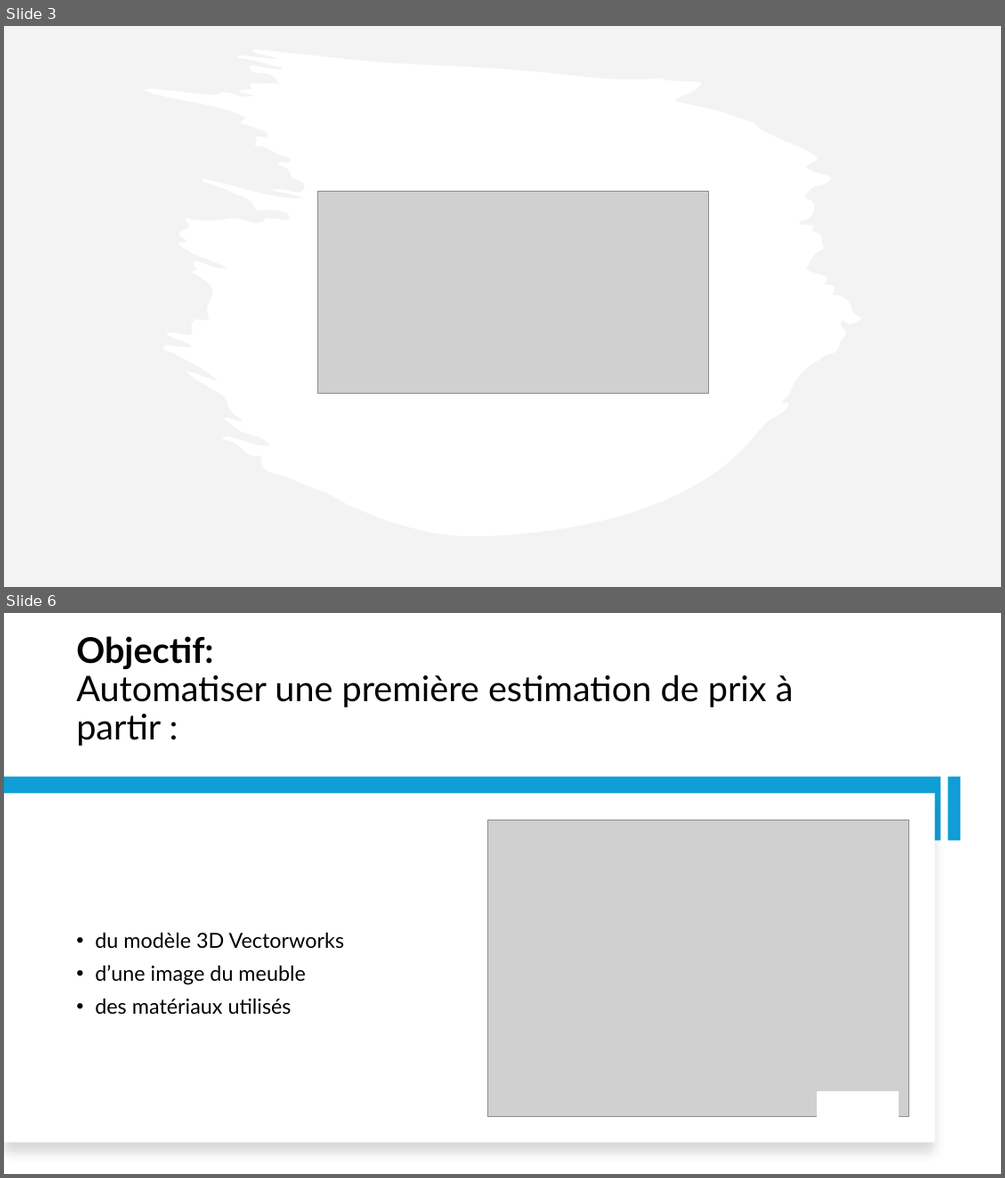
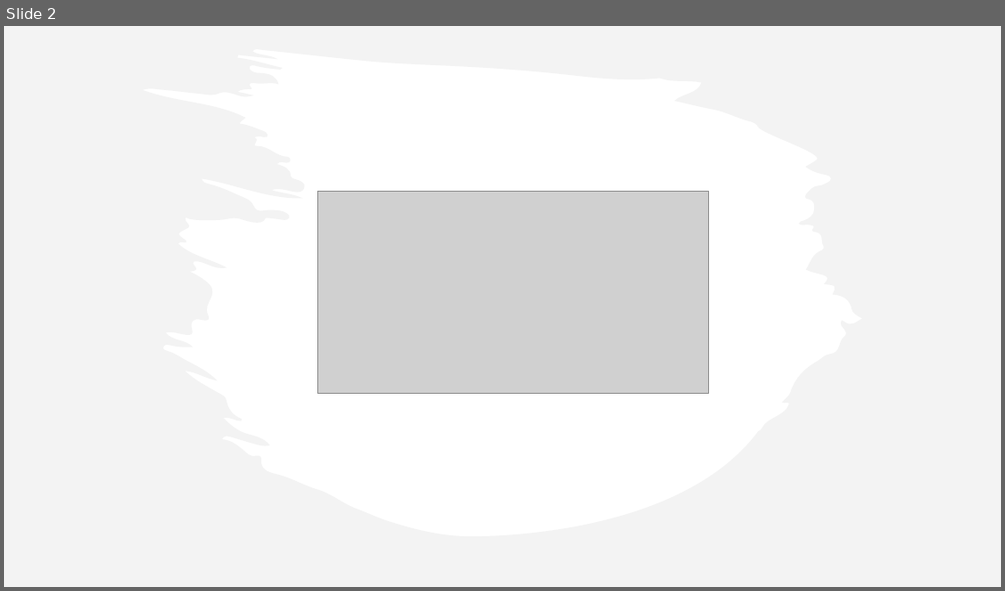
Before and after one commit to IzowRM/Stage-Cetic, a slide deck: TIM Pluo/Slide_Pluo.pptx. Shown one above the other, each under a label of ours: slides 3 and 6 before the commit, slide 2 after it; the slides between them are not shown. The pictures are 1005x1178 and 1005x591 pixels, drawn with LibreOffice and Linux fonts; fonts in the diff are those of the drawing; grey boxes stand for pictures. Boxes give left, top, right and bottom in pixels: in the first picture for what was removed or moved away, otherwise in the second. Text is boxed around its words. In the diff, an @@ line names an element or a change of style, - is before the commit and + after.

```diff
--- a/TIM Pluo/Slide_Pluo.pptx
+++ b/TIM Pluo/Slide_Pluo.pptx
@@ slide 6 removed at box(4, 613, 1001, 1174), background #FFFFFF @@
@@ title removed at box(76, 636, 793, 746) @@
-Objectif:
-Automatiser une première estimation de prix à partir :
@@ rectangle removed at box(4, 777, 941, 840) @@
@@ rectangle removed at box(4, 793, 935, 1143) @@
@@ rectangle removed at box(947, 777, 961, 840) @@
@@ picture removed at box(487, 819, 908, 1116) @@
@@ text removed at box(95, 932, 345, 1014) @@
-• du modèle 3D Vectorworks
-• d’une image du meuble
-• des matériaux utilisés
@@ rectangle removed at box(818, 1092, 898, 1116) @@
@@ what was slide 3 is now slide 2 @@
```
Also in this commit, not shown: 7 slides changed, 3 slides added, 2 other slides removed.
